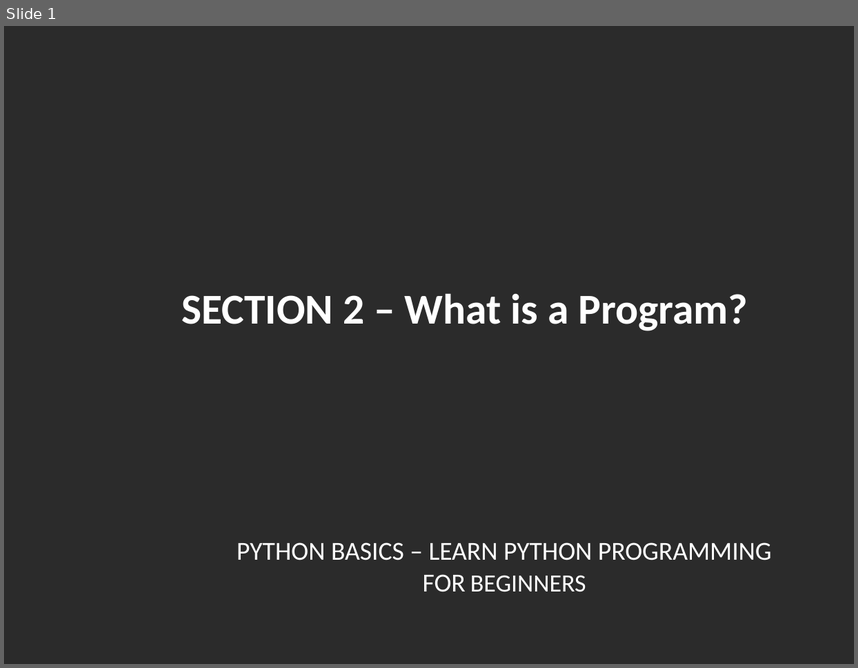
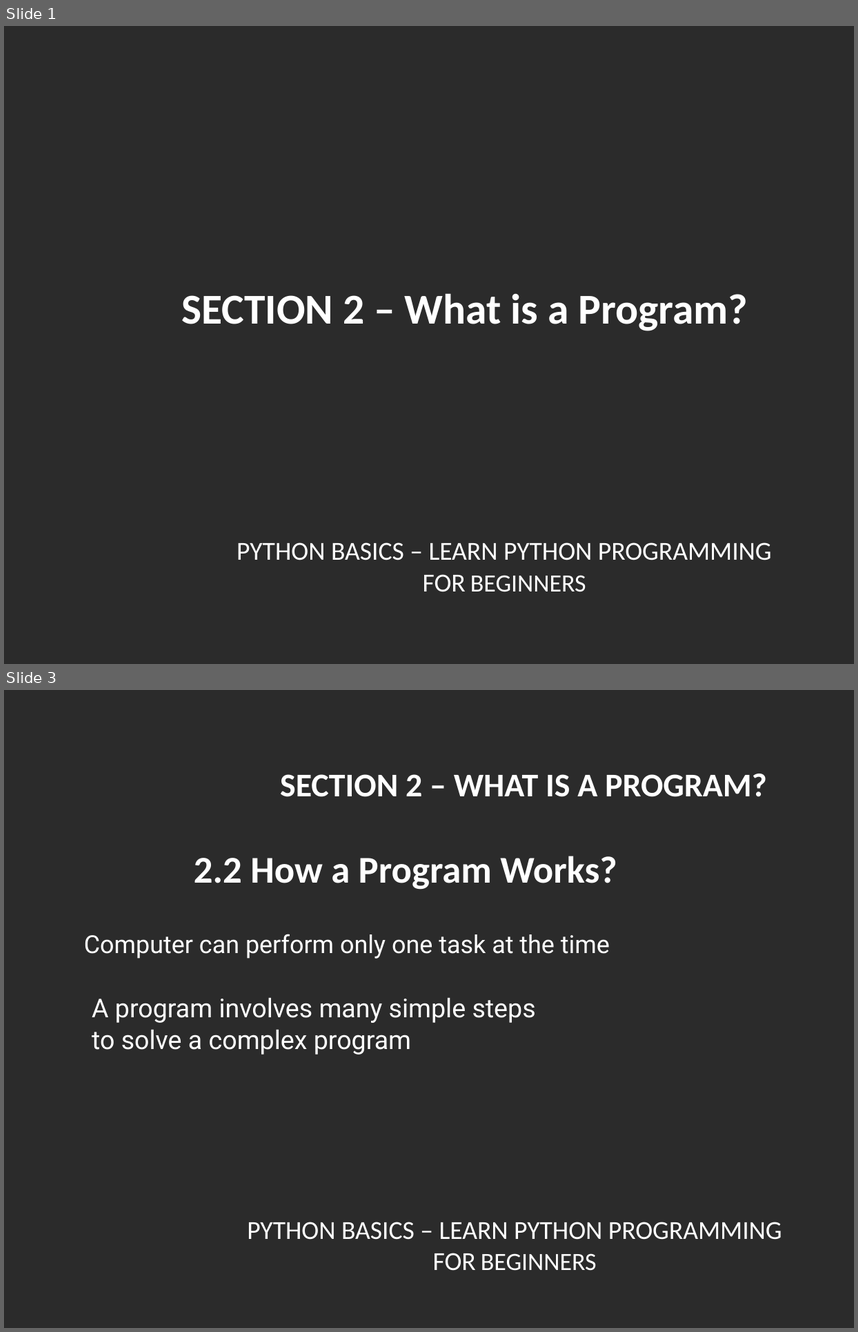
Before and after one commit to mmilushev91/Python-Basics-Learn-Python-Programming-for-Beginners, a slide deck: Section 2 - What is a program/What is a program.odp. Shown one above the other, each under a label of ours: slide 1 before the commit, slides 1 and 3 after it; the slides between them are not shown. The pictures are 858x668 and 858x1332 pixels, drawn with LibreOffice and Linux fonts; fonts in the diff are those of the drawing; background and template pictures are left out; a plain dark background stands for a picture behind light text. Boxes give left, top, right and bottom in pixels: in the first picture for what was removed or moved away, otherwise in the second. Text is boxed around its words. In the diff, an @@ line names an element or a change of style, - is before the commit and + after.

```diff
--- a/Section 2 - What is a program/What is a program.odp
+++ b/Section 2 - What is a program/What is a program.odp
@@ slide 3 added at (4,690,854,1328), background picture (left out) @@
@@ text added at (280,773,767,797), 28 pt, text #FFFFFF, bold @@
+SECTION 2 – WHAT IS A PROGRAM?
@@ text added at (194,856,617,889), 32 pt, text #FFFFFF, bold @@
+2.2 How a Program Works?
@@ text added at (84,934,610,958), 21 pt, text #FFFFFF @@
+Computer can perform only one task at the time
@@ text added at (92,997,536,1054), 22 pt, text #FFFFFF @@
+A program involves many simple steps
+to solve a complex program
@@ text added at (247,1221,782,1270), 22 pt, text #FFFFFF @@
+PYTHON BASICS – LEARN PYTHON PROGRAMMING
+FOR BEGINNERS
```
Also in this commit, not shown: 6 other slides added, 1 slide removed, 1 other file.
